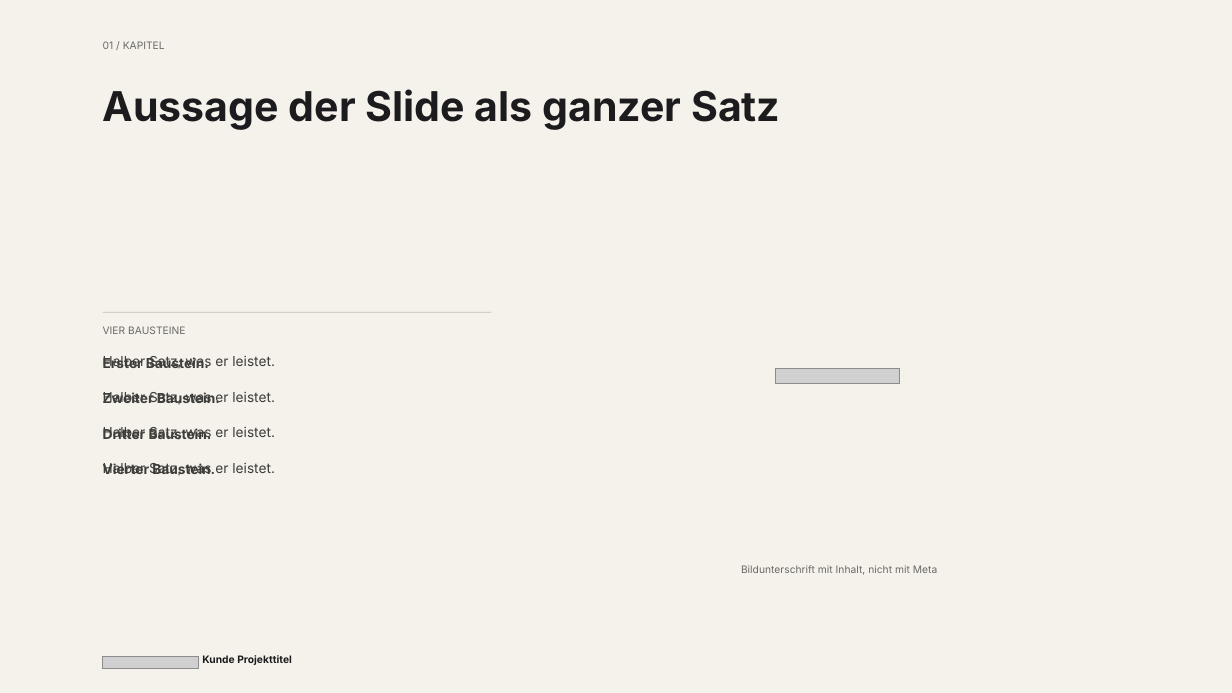
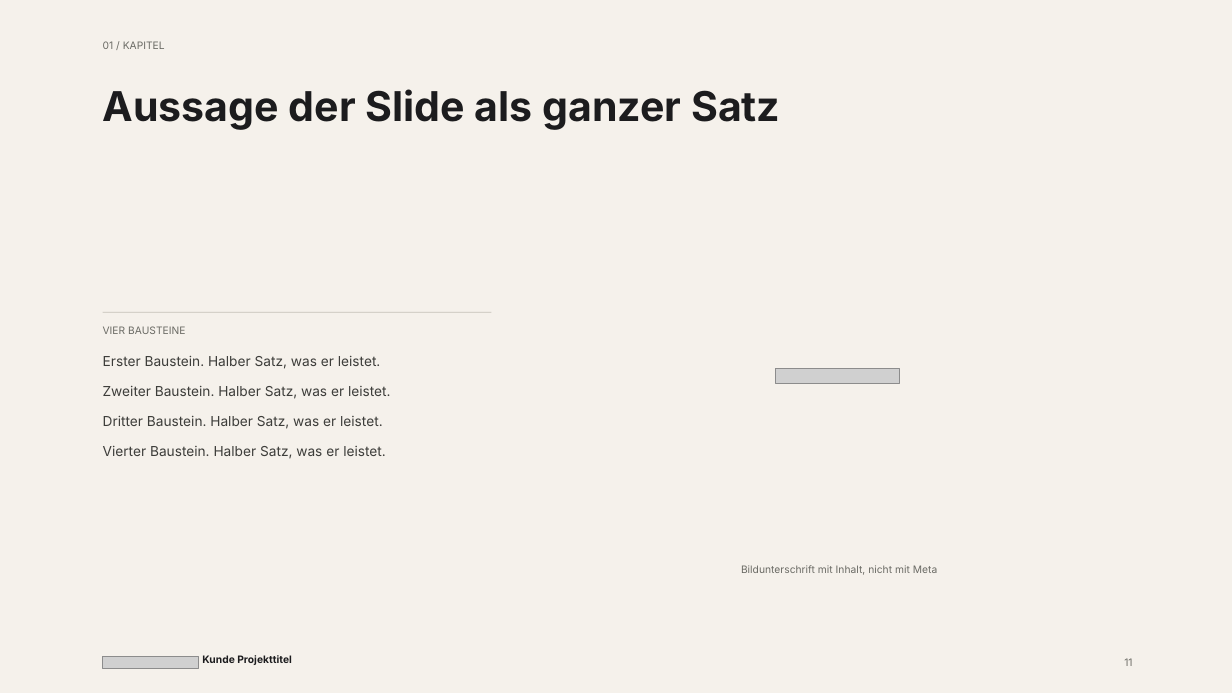
Before and after one commit to BMNils/bridgemaker-brandbook, a slide deck: slide 11 of langdock/pptx-template/bridgemaker-slides-template.pptx. Drawn at 1232x693 pixels with LibreOffice and Linux fonts; fonts in the diff are those of the drawing; grey boxes stand for pictures. Boxes give left, top, right and bottom in pixels: in the first picture for what was removed or moved away, otherwise in the second. Text is boxed around its words. In the diff, an @@ line names an element or a change of style, - is before the commit and + after.

```diff
--- a/langdock/pptx-template/bridgemaker-slides-template.pptx
+++ b/langdock/pptx-template/bridgemaker-slides-template.pptx
@@ text at box(103, 356, 391, 459): text changed @@
-Halber Satz, was er leistet.
+Erster Baustein. Halber Satz, was er leistet.
+Zweiter Baustein. Halber Satz, was er leistet.
+Dritter Baustein. Halber Satz, was er leistet.
+Vierter Baustein. Halber Satz, was er leistet.
@@ text removed at box(103, 354, 275, 370) @@
-Halber Satz, was er leistet.
@@ text removed at box(103, 356, 212, 439) @@
-Erster Baustein.
@@ text removed at box(103, 392, 275, 404) @@
-Halber Satz, was er leistet.
@@ text removed at box(103, 392, 220, 404) @@
-Zweiter Baustein.
@@ text removed at box(103, 427, 146, 443) @@
-Dritter Baustein.
@@ text removed at box(103, 463, 275, 475) @@
-Halber Satz, was er leistet.
@@ text removed at box(103, 463, 215, 475) @@
-Vierter Baustein.
@@ text added at box(1124, 658, 1132, 666), 8 pt, text #6B6B65 @@
+11
```
Also in this commit, not shown: 18 other slides changed, 2 other files.
